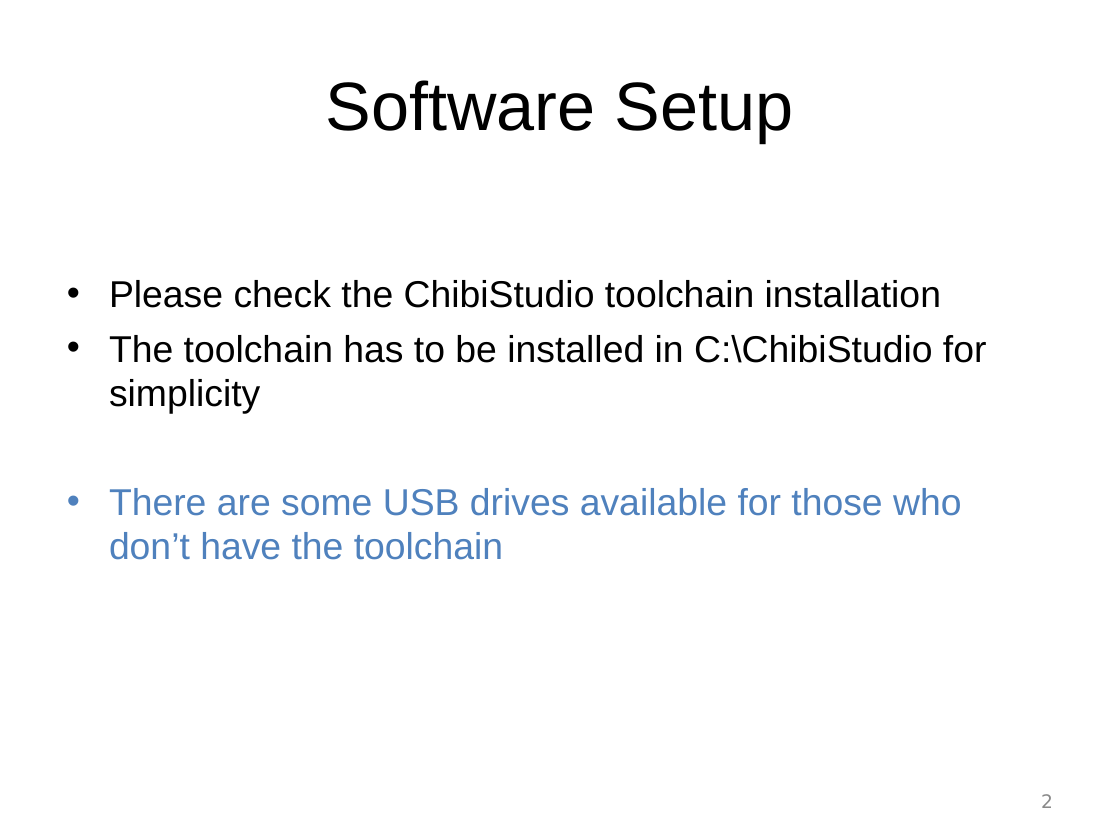
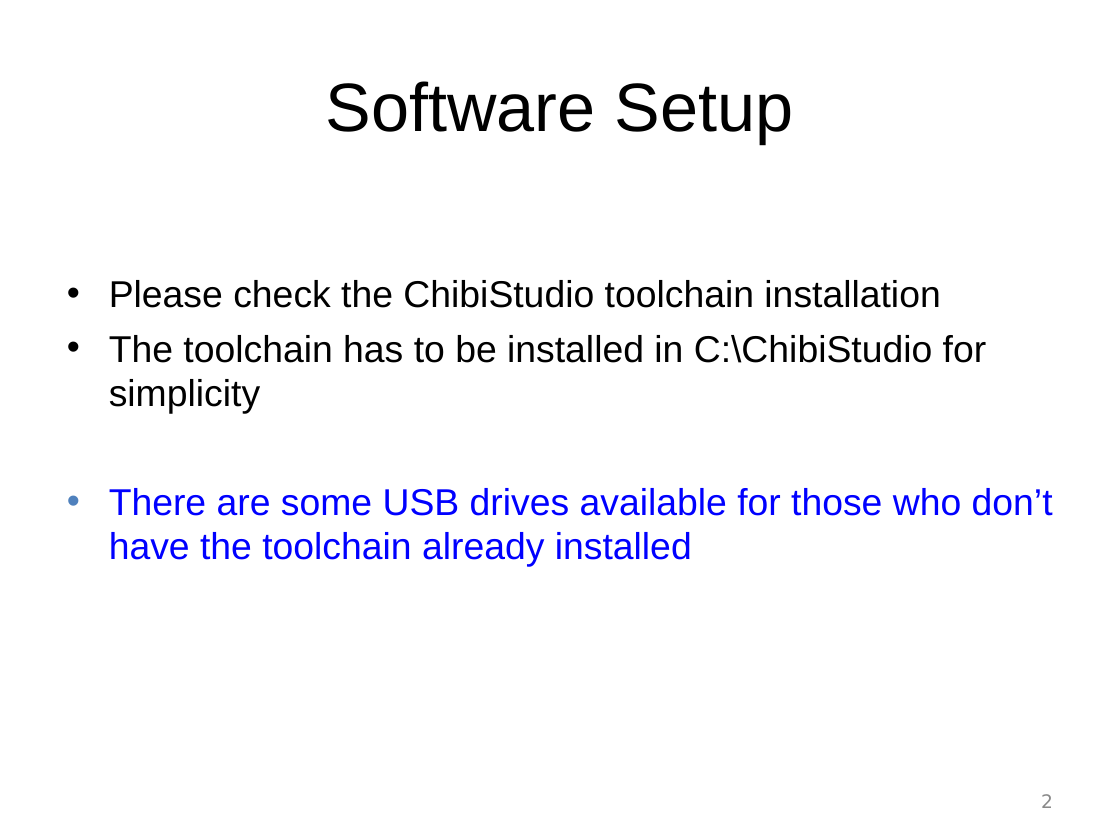
Before and after one commit to mabl/ChibiOS, a slide deck: slide 2 of slides_better_embedded_2012/ChibiOS-RT 3 Setup.ppt. Drawn at 1120x840 pixels with LibreOffice and Linux fonts; fonts in the diff are those of the drawing; background and template pictures are left out. Boxes give left, top, right and bottom in pixels: in the first picture for what was removed or moved away, otherwise in the second. Text is boxed around its words. In the diff, an @@ line names an element or a change of style, - is before the commit and + after.

```diff
--- a/slides_better_embedded_2012/ChibiOS-RT 3 Setup.ppt
+++ b/slides_better_embedded_2012/ChibiOS-RT 3 Setup.ppt
@@ text at <box>109,488,1053,567</box>: text changed; text colour #4F81BD to #0000FF @@
-• There are some USB drives available for those who don’t have the toolchain
+• There are some USB drives available for those who don’t have the toolchain already installed
```
Also in this commit, not shown: 2 other slides changed, 3 other files.
